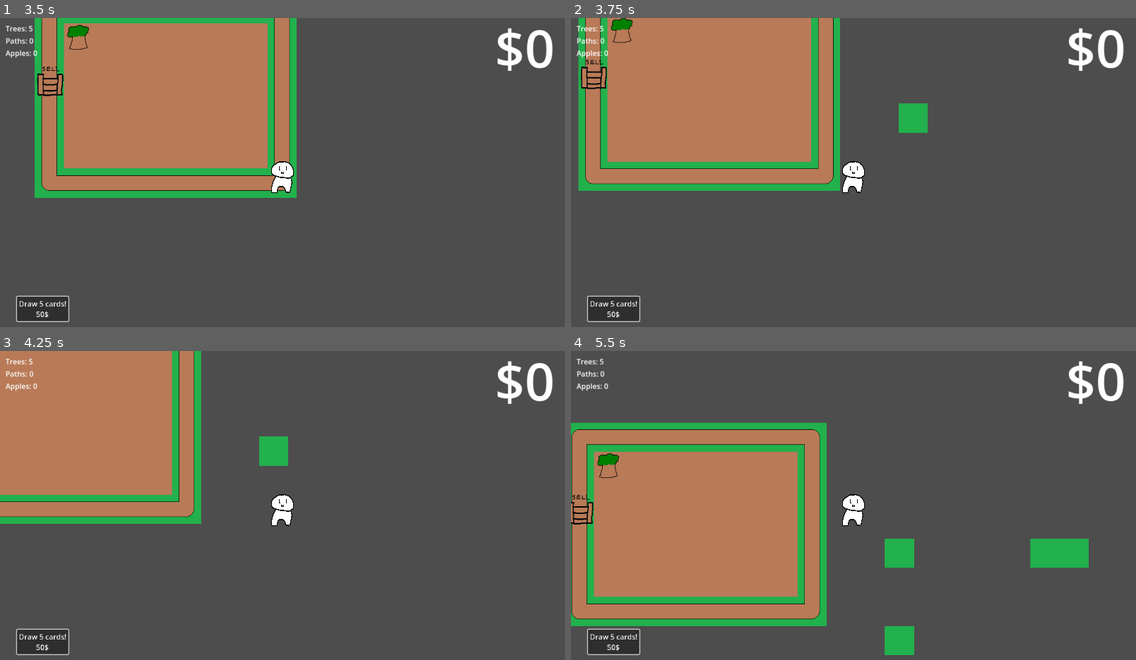
Above: before the commit, frames 1-4 (two rows, left to right).
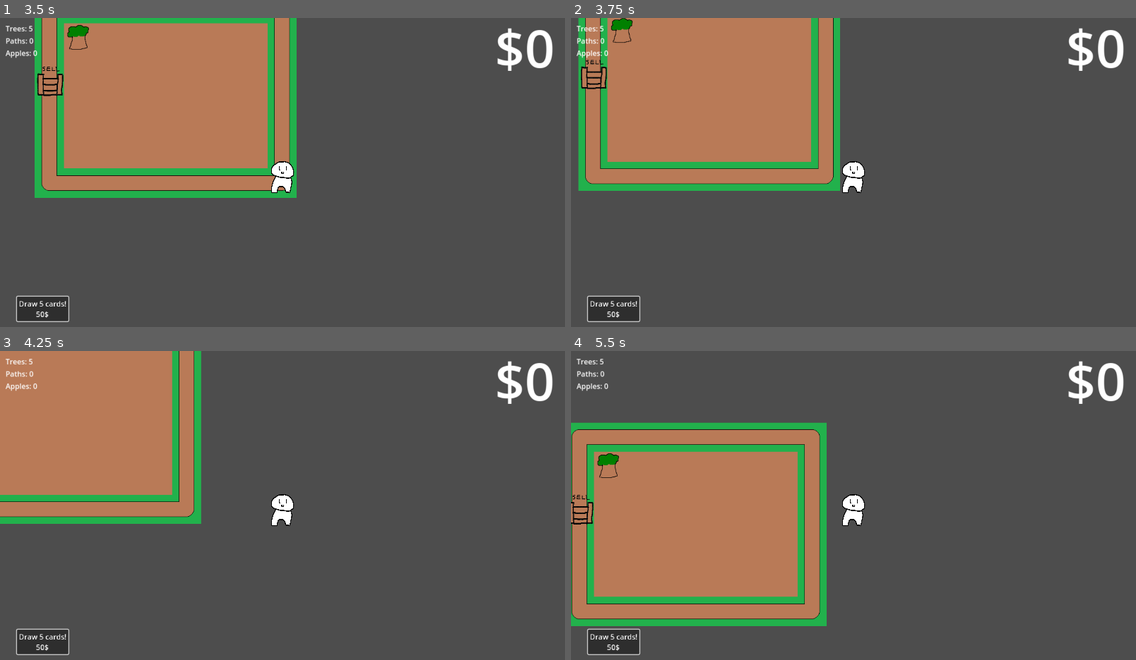
Above: after the commit, the same moments.

Repository: Neon72/ExterraAppleGame
Game: Godot game, scene res://Scenes/Main_menu.tscn
The game is run twice, just before and just after one commit, with the same random seed, the same clock (stepped at 60 frames per second) and the same inputs.
Inputs (mouse positions are in pixels of both pictures, inside the frame that each line leads up to):
- Up to frame 1 (3.5 s): click "Play" at 0.5 s; click "Draw 5 cards! 50$" at 1.25 s; tap Enter at 2 s; move the mouse to (152, 175) at 2.02 s; hold D (right) 2.03-2.78 s; tap 0 (10) at 2.1, 2.85 s; click (152, 175) at 2.17 s; move the mouse to (169, 194) at 2.77 s; hold S (down) from 2.78 s (still down); click (169, 194) at 2.92 s
- Up to frame 2 (3.75 s): move the mouse to (910, 107) at 3.52 s; release S (down) at 3.53 s; hold D (right) from 3.53 s (still down); tap B (Build Mode) at 3.6 s; click (910, 107) at 3.67 s
- Up to frame 3 (4.25 s): keep holding D (right); tap 0 (10) at 3.8 s
- Up to frame 4 (5.5 s): move the mouse to (825, 573) at 4.27 s; release D (right) at 4.28 s; hold W (up) 4.28-5.03 s; tap 0 (10) at 4.35, 5.1 s; click (825, 573) at 4.42 s; move the mouse to (1023, 558) at 5.02 s; hold A (left) from 5.03 s (still down); click (1023, 558) at 5.17 s

Frame 1 is identical in both runs. In frame 2, 0.5% of the frame differs, in the area x 58-64%, y 27-38%; in frame 3, 0.5%; in frame 4, 2.0%, in the area x 55-92%, y 60-99%.
Error after the commit: Invalid call. Nonexistent function 'CellMaker' in base 'Nil'. (res://Scripts/TilePlacement.gd:24)

Commit message:
Implemented CellMakerCell

Diff:
--- /dev/null
+++ b/Scripts/CellMakerCell.gd
@@ -0,0 +1,96 @@
+@icon("res://Textures/apple.png")
+
+class_name CellMaker
+
+var layer : int
+var position : Vector2i
+var tileMap : TileMap
+var cType : String
+var cClass : String
+
+var types = {
+	"00": "Grass",
+	"01": "Tree",
+	"10": "Soil",
+	"02": "Path1",
+	"03": "Path2",
+	"04": "Path3",
+	"05": "Path4",
+	"06": "Path5",
+	"07": "Path6",
+	"08": "Path7",
+	"09": "Path8",
+	"11": "Soil9",
+	"12": "Path10",
+	"13": "Path11",
+	"14": "Path12",
+	"15": "Path13",
+	"16": "Path14",
+	"17": "Path15",
+	"18": "Path16",
+	"19": "Path17"
+}
+
+var classes = {
+	"00": "Grass",
+	"01": "Tree",
+	"02": "Path",
+	"03": "Path",
+	"04": "Path",
+	"05": "Path",
+	"06": "Path",
+	"07": "Path",
+	"08": "Path",
+	"09": "Path",
+	"10": "Soil",
+	"11": "Soil",
+	"12": "Path",
+	"13": "Path",
+	"14": "Path",
+	"15": "Path",
+	"16": "Path",
+	"17": "Path",
+	"18": "Path",
+	"19": "Path"
+}
+
+func _init(tileMap, position, layer):
+
+	self.layer = layer
+	self.position = position
+	self.tileMap = tileMap
+
+	self.cType = types[str(tileMap.get_atlas_coords().x)+str(tileMap.get_atlas_coords().x)]
+	self.cClass = classes[str(tileMap.get_atlas_coords().x)+str(tileMap.get_atlas_coords().x)]
+	if tileMap.get_cell_source_id(layer,position) == -1:
+		self.cType = "None"
+
+func name_to_atlas(name : String, condition : String):
+	if name not in types:
+		print("Failed to convert: Name is not in the dictionary ")
+		return null
+
+	var prod : Vector2i
+	var metal : String
+
+	if condition == "type":
+		metal = types[name]
+
+	if condition == "class":
+		metal = classes[name]
+
+	prod.x = int(metal[0])
+	prod.y = int(metal[1])
+
+	return prod
+
+func erase():
+	tileMap.erase_cell(layer, position)
+
+func path_reset():
+	tileMap.set_cells_terrain_connect(layer, [position], 0, -1, true)
+
+func change_cell_to(newType: String, condition: String):
+	erase()
+	path_reset()
+	tileMap.set_cell(layer, position, 0, name_to_atlas(newType, condition), 0)
--- a/Scripts/Cell_interfacer.gd
+++ /dev/null
@@ -1,11 +0,0 @@
-extends Node
-
-
-# Called when the node enters the scene tree for the first time.
-func _ready():
-	pass # Replace with function body.
-
-
-# Called every frame. 'delta' is the elapsed time since the previous frame.
-func _process(delta):
-	pass
--- a/Scripts/TilePlacement.gd
+++ b/Scripts/TilePlacement.gd
@@ -13,41 +13,40 @@
 
 # Called every frame. 'delta' is the elapsed time since the previous frame.
 func _process(delta):
+
 	# Super Condensed input detector
 	for i in range(1, inventory_slots):
 		if Input.is_action_just_pressed(str(i)):
 			sel = i
 	# Mouse is only referenced for this variable so i just integrated it into
 	# the definition
-	var cell :Vector2 = self.local_to_map(get_global_mouse_position())
+	var cell_coords :Vector2 = self.local_to_map(get_global_mouse_position())
+	var cell = CellMakerCell.CellMaker(self, cell_coords, 0)
+
 	if Input.is_mouse_button_pressed(1) and GameMaster.BuildMode:
 		match sel:
 			1:
-				if self.get_cell_atlas_coords(0,cell) == Vector2i(1,0):
+				if cell.type == "Tree":
 					GameMaster.Trees += 0.5
-				if self.get_cell_atlas_coords(0,cell) != Vector2i(1,0) and self.get_cell_atlas_coords(0,cell) != Vector2i(0,0) and self.get_cell_source_id(0,cell) != -1:
+				if cell.class == "Path":
 					GameMaster.Paths += 0.5
-				self.erase_cell(0,cell)
-				self.set_cells_terrain_connect(0,[cell],0,-1,true)
-				self.set_cell(0,cell,0,Vector2i(0,0),0)
+				cell.change_cell_to("Grass", "type")
 			2:
 				if GameMaster.Trees > 0:
-					if self.get_cell_atlas_coords(0,cell) == Vector2i(1,0):
+					if cell.cType == "Tree":
 						return
-					if self.get_cell_atlas_coords(0,cell) != Vector2i(1,0) and self.get_cell_atlas_coords(0,cell) != Vector2i(0,0) and self.get_cell_source_id(0,cell) != -1:
+					if cell.cClass == "Path":
 						GameMaster.Paths += 0.5
-					self.erase_cell(0,cell)
-					self.set_cells_terrain_connect(0,[cell],0,-1,true)
-					self.set_cell(0,cell,0,Vector2i(1,0),0)
+					cell.change_cell_to("Grass", "type")
 					GameMaster.Trees -= 0.5
 			3:
 				if GameMaster.Paths > 0:
-					if self.get_cell_atlas_coords(0,cell) == Vector2i(1,0):
+					if cell.cType == "Tree":
 						GameMaster.Trees += 0.5
-					if self.get_cell_atlas_coords(0,cell) != Vector2i(1,0) and self.get_cell_atlas_coords(0,cell) != Vector2i(0,0) and self.get_cell_source_id(0,cell) != -1:
+					if cell.cClass == "Path":
 						return
-					self.erase_cell(0,cell)
-					self.set_cells_terrain_connect(0,[cell],0,0,true)
+					cell.change_cell_to("Path", "class")
+					cell.path_reset()
 					GameMaster.Paths -= 0.5
 
 
--- a/project.godot
+++ b/project.godot
@@ -18,6 +18,8 @@
 [autoload]
 
 GameMaster="*res://Scripts/GameMaster.gd"
+CellHandler="*res://Scripts/CellMakerCell.gd"
+CellMakerCell="*res://Scripts/CellMakerCell.gd"
 
 [display]
 
